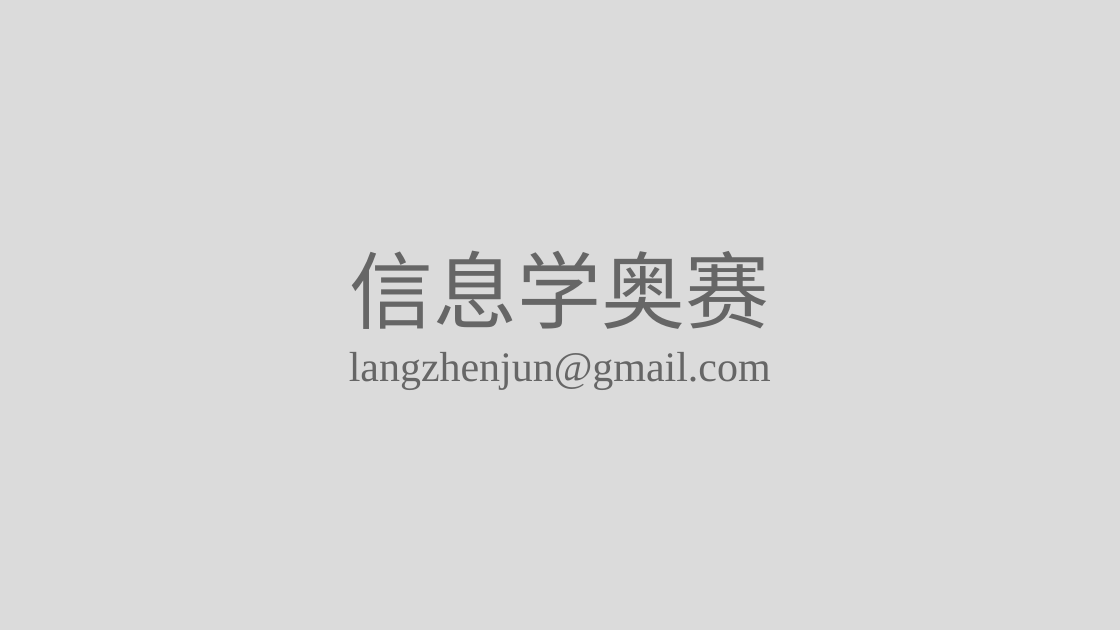
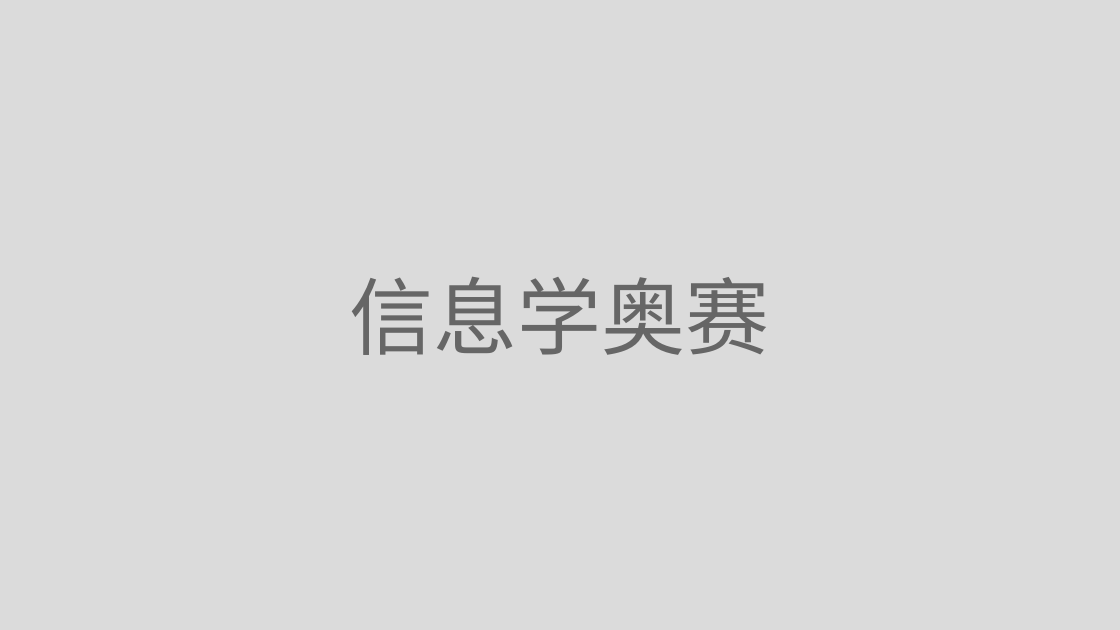
Before and after one commit to langzhenjun/noip, a slide deck: slide 4 of LESSONS/001.pptx (slide 1 before the commit). Drawn at 1120x630 pixels with LibreOffice and Linux fonts; fonts in the diff are those of the drawing. Boxes give left, top, right and bottom in pixels: in the first picture for what was removed or moved away, otherwise in the second. Text is boxed around its words. In the diff, an @@ line names an element or a change of style, - is before the commit and + after.

```diff
--- a/LESSONS/001.pptx
+++ b/LESSONS/001.pptx
@@ text "信息学奥赛": place and size @@
-text "信息学奥赛" at <box>349,251,771,389</box>
+text "信息学奥赛" at <box>350,277,770,355</box>
@@ text at <box>349,352,771,389</box>: paragraph removed @@
-langzhenjun@gmail.com
```
Also in this commit, not shown: 2 other slides changed, 3 slides added.
